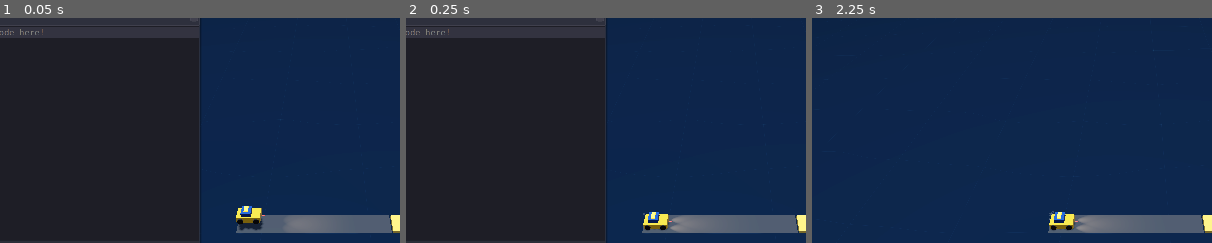
Above: before the commit, frames 1-3 (left to right).
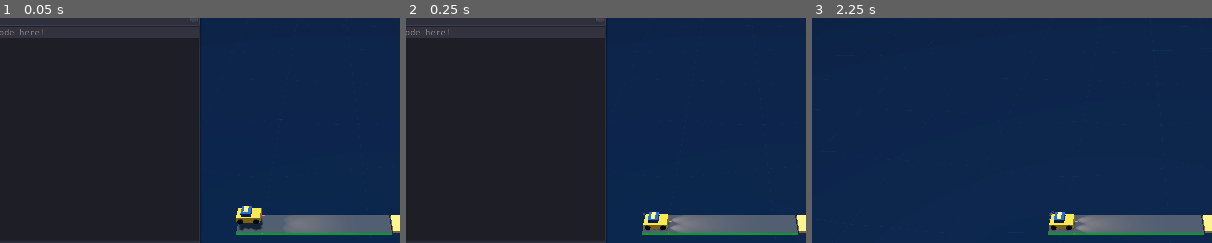
Above: after the commit, the same moments.

Repository: maxballison/self_driving
Game: Godot game, scene res://Main.tscn
The game is run twice, just before and just after one commit, with the same random seed, the same clock (stepped at 60 frames per second) and the same inputs.
Inputs:
- Up to frame 1 (0.05 s): no input
- Up to frame 2 (0.25 s): no input
- Up to frame 3 (2.25 s): click "Skip" at 0.5 s; click "Skip" at 1.25 s; click "×" at 2 s
The pictures show only the part of the screen within x 9-59%, y 2-52%; the shares and areas given below are measured in that part.

The runs differ from the first frame. In frame 1, 0.3% of the frame differs, in the area x 59-98%, y 95-97%; in frame 2, 0.3%; in frame 3, 0.3%.

Commit message:
dynamic floor collision generated

Diff:
--- a/GeneratedLevels/level_1.tscn
+++ b/GeneratedLevels/level_1.tscn
@@ -9,6 +9,7 @@
 script = ExtResource("1_s11tu")
 grid_width = 8
 grid_height = 3
+show_collision_debug = true
 next_level_path = "res://GeneratedLevels/level_2.tscn"
 
 [node name="TileWall_0" parent="." instance=ExtResource("3_3tm3l")]
--- a/GeneratedLevels/level_2.tscn
+++ b/GeneratedLevels/level_2.tscn
@@ -10,6 +10,7 @@
 script = ExtResource("1_m815a")
 grid_width = 6
 grid_height = 3
+show_collision_debug = true
 next_level_path = "res://GeneratedLevels/level_3.tscn"
 
 [node name="TileFloor_3_0" parent="." instance=ExtResource("5_wm7u2")]
--- a/GeneratedLevels/level_3.tscn
+++ b/GeneratedLevels/level_3.tscn
@@ -10,6 +10,7 @@
 script = ExtResource("1_i36ww")
 grid_width = 7
 grid_height = 13
+show_collision_debug = true
 next_level_path = "res://GeneratedLevels/level_4.tscn"
 
 [node name="TileFloor_1_1" parent="." instance=ExtResource("5_bhxat")]
--- a/Main.tscn
+++ b/Main.tscn
@@ -12,7 +12,7 @@
 
 [node name="Main" type="Node"]
 script = ExtResource("1_q1sdt")
-run_delay = 0.05
+run_delay = 0.15
 
 [node name="LevelManager" type="Node3D" parent="."]
 script = ExtResource("6_060nv")
--- a/scripts/Level.gd
+++ b/scripts/Level.gd
@@ -4,6 +4,11 @@
 @export var grid_height: int = 10
 @export var cell_size: float = 1.0
 
+# Add these export variables to Level.gd
+@export var generate_unified_collision: bool = true
+@export var show_collision_debug: bool = false
+@export var debug_color: Color = Color(0.0, 1.0, 0.0, 0.4)  # Semi-transparent green
+
 # Add exported variables for the next level
 @export var next_level_path: String = ""
 @export var transition_delay: float = 2.0  # Seconds to wait before transitioning
@@ -24,7 +29,9 @@
 
 func _ready() -> void:
 	populate_tile_data_and_entities()
-	place_floor_tiles()
+
+	if generate_unified_collision:
+		generate_floor_collision()
 
 
 
@@ -87,14 +94,134 @@
 	print("- ", passenger_map.size(), " passengers")
 	print("- ", destination_map.size(), " destinations")
 
-func place_floor_tiles() -> void:
-	# Create a floor under the entire level
-	var floor_scene = preload("res://tiles/TileFloor.tscn")
-
-	if floor_scene:
+
+func generate_floor_collision() -> void:
+	if not generate_unified_collision:
+		print("Unified collision generation disabled.")
+		return
+
+	print("Generating unified floor collision...")
+
+	# Clean up any existing collision and debug nodes
+	var existing = get_node_or_null("UnifiedFloorCollision")
+	if existing:
+		existing.queue_free()
+
+	var existing_debug = get_node_or_null("DebugContainer")
+	if existing_debug:
+		existing_debug.queue_free()
+
+	# Create a new StaticBody3D for the floor collision
+	var floor_body = StaticBody3D.new()
+	floor_body.name = "UnifiedFloorCollision"
+	floor_body.collision_layer = 1  # Layer 1 for environment
+	floor_body.collision_mask = 7   # Layers 1+2+3 (environment, passengers, player)
+	add_child(floor_body)
+
+	# Create a debug container if needed
+	var debug_container = null
+	if show_collision_debug:
+		debug_container = Node3D.new()
+		debug_container.name = "DebugContainer"
+		add_child(debug_container)
+
+	# Create a 2D grid to track floor tile locations
+	var floor_grid = []
+	for y in range(grid_height):
+		var row = []
 		for x in range(grid_width):
-			for y in range(grid_height):
-				var floor_instance = floor_scene.instantiate()
-				floor_instance.name = "TileFloor_" + str(x) + "_" + str(y)
-				floor_instance.transform.origin = Vector3(float(x) * cell_size, -0.2, float(y) * cell_size)
-				add_child(floor_instance)
+			row.append(false)
+		floor_grid.append(row)
+
+	# Use explicit filtering for floor tiles
+	var floor_tiles = []
+	for child in get_children():
+		# Skip objects that aren't floor tiles
+		if not ("TileFloor" in child.name or "TileEmpty" in child.name):
+			continue
+
+		# Skip the child if it doesn't have a valid position
+		if not child.has_method("get_position"):
+			continue
+
+		# Calculate grid coordinates
+		var local_pos = child.position  # Use local position
+		var grid_x = int(round(local_pos.x / cell_size))
+		var grid_y = int(round(local_pos.z / cell_size))
+
+		# Skip if outside grid bounds
+		if grid_x < 0 or grid_x >= grid_width or grid_y < 0 or grid_y >= grid_height:
+			continue
+
+		# Mark this position as having a floor
+		floor_grid[grid_y][grid_x] = true
+		floor_tiles.append({"x": grid_x, "y": grid_y, "pos": local_pos})
+
+	print("Found ", floor_tiles.size(), " floor tiles for collision")
+
+	# Create collision shapes for each floor tile
+	for tile in floor_tiles:
+		var box_shape = BoxShape3D.new()
+		box_shape.size = Vector3(cell_size, 0.1, cell_size)
+
+		var collision_shape = CollisionShape3D.new()
+		collision_shape.shape = box_shape
+		collision_shape.name = "FloorCollision_" + str(tile.x) + "_" + str(tile.y)
+
+		# Add to scene tree first
+		floor_body.add_child(collision_shape)
+
+		# Now set the position
+		collision_shape.position = Vector3(
+			tile.pos.x,   # X position
+			-0.05,        # Y position (slightly below surface)
+			tile.pos.z    # Z position
+		)
+
+		# Create debug visualization if enabled
+		if show_collision_debug and debug_container:
+			var debug_mesh = MeshInstance3D.new()
+			debug_mesh.name = "DebugMesh_" + str(tile.x) + "_" + str(tile.y)
+
+			var box_mesh = BoxMesh.new()
+			box_mesh.size = Vector3(cell_size, 0.1, cell_size)
+			debug_mesh.mesh = box_mesh
+
+			var material = StandardMaterial3D.new()
+			material.albedo_color = debug_color
+			material.transparency = BaseMaterial3D.TRANSPARENCY_ALPHA
+			material.shading_mode = BaseMaterial3D.SHADING_MODE_UNSHADED
+			material.albedo_color.a = 0.4
+			debug_mesh.material_override = material
+
+			# Add to scene tree first
+			debug_container.add_child(debug_mesh)
+
+			# Then set position
+			debug_mesh.position = Vector3(tile.pos.x, -0.05, tile.pos.z)
+
+	print("Unified floor collision completed with ", floor_body.get_child_count(), " shapes")
+# Create debug meshes for individual collision shapes
+func create_tile_debug_mesh(position: Vector3, size: Vector3) -> MeshInstance3D:
+	# Create a mesh instance for visualization
+	var debug_mesh = MeshInstance3D.new()
+	debug_mesh.name = "DebugMesh_" + str(position.x) + "_" + str(position.z)
+
+	# Create a box mesh with the same dimensions as the collision
+	var box_mesh = BoxMesh.new()
+	box_mesh.size = size
+	debug_mesh.mesh = box_mesh
+
+	# Create wireframe material
+	var material = StandardMaterial3D.new()
+	material.albedo_color = debug_color
+	material.transparency = BaseMaterial3D.TRANSPARENCY_ALPHA
+	material.shading_mode = BaseMaterial3D.SHADING_MODE_UNSHADED
+	material.albedo_color.a = 0.4
+
+	debug_mesh.material_override = material
+
+	# Set the local position
+	debug_mesh.position = position
+
+	return debug_mesh
--- a/tiles/TileEmpty.tscn
+++ b/tiles/TileEmpty.tscn
@@ -7,18 +7,8 @@
 albedo_color = Color(0.15, 0.15, 0.15, 1)
 roughness = 0.7
 
-[sub_resource type="BoxShape3D" id="BoxShape3D_floor"]
-size = Vector3(1, 0.1, 1)
-
 [node name="Tile" type="Node3D" groups=["floor", "road"]]
 
 [node name="MeshInstance3D" type="MeshInstance3D" parent="."]
 mesh = SubResource("BoxMesh_u4paj")
 surface_material_override/0 = SubResource("StandardMaterial3D_3fwr6")
-
-[node name="FloorCollision" type="StaticBody3D" parent="." groups=["floor", "road"]]
-collision_mask = 7
-
-[node name="CollisionShape3D" type="CollisionShape3D" parent="FloorCollision"]
-transform = Transform3D(1, 0, 0, 0, 1, 0, 0, 0, 1, 0, -0.05, 0)
-shape = SubResource("BoxShape3D_floor")
--- a/tiles/TileFloor.tscn
+++ b/tiles/TileFloor.tscn
@@ -1,12 +1,3 @@
-[gd_scene load_steps=2 format=3 uid="uid://cne0nvmw6e1v3"]
+[gd_scene format=3 uid="uid://cne0nvmw6e1v3"]
 
-[sub_resource type="BoxShape3D" id="BoxShape3D_floor"]
-size = Vector3(1, 0.1, 1)
-
-[node name="TileFloor" type="StaticBody3D" groups=["floor", "road"]]
-collision_layer = 1
-collision_mask = 7
-
-[node name="CollisionShape3D" type="CollisionShape3D" parent="."]
-transform = Transform3D(1, 0, 0, 0, 1, 0, 0, 0, 1, 0, -0.05, 0)
-shape = SubResource("BoxShape3D_floor")
+[node name="TileFloor" type="Node3D"]
Not shown: 1 places in tiles/TileEmpty.tscn that only renumber resources
